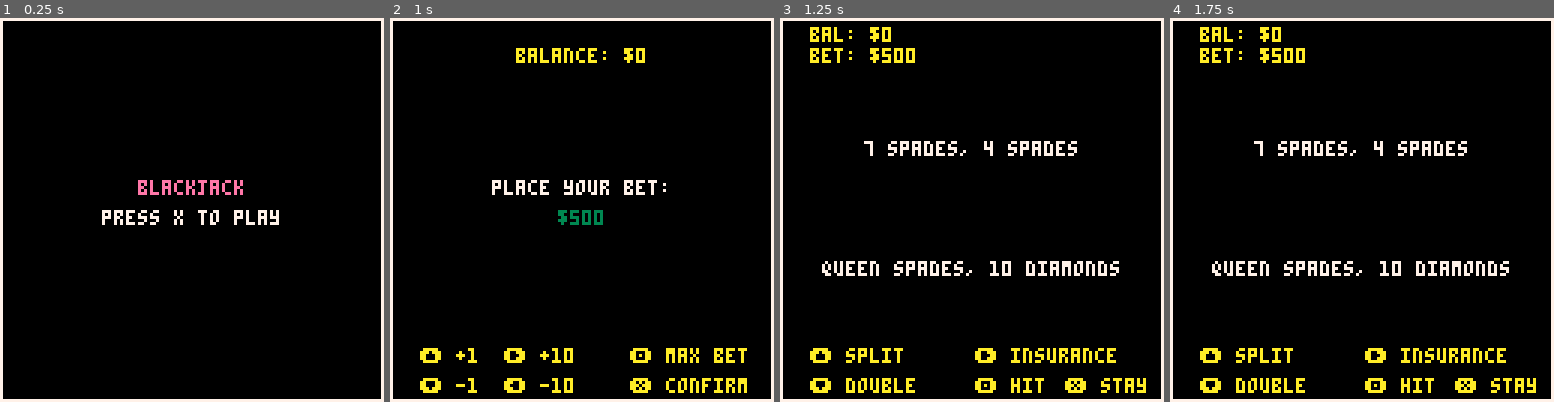
Above: before the commit, frames 1-4 (left to right).
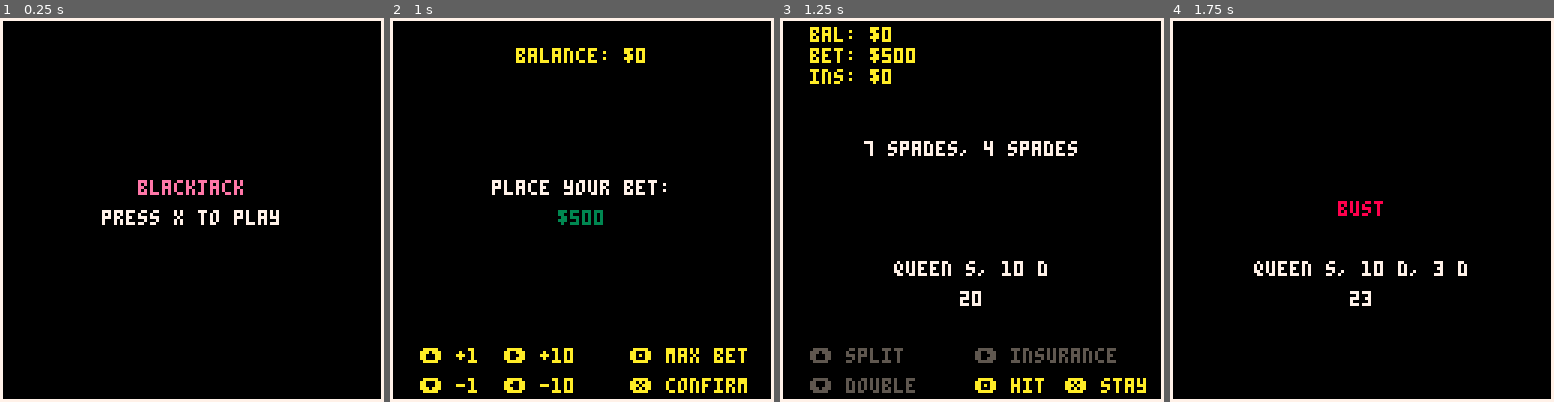
Above: after the commit, the same moments.

Repository: l4nk332/pico_blackjack
Game: PICO-8 cartridge black_jack.p8
Two runs of this game, one before a commit and one after it. Both use one fixed random seed, a clock stepped at 60 frames per second and the inputs below.
Inputs:
- Up to frame 1 (0.25 s): no input
- Up to frame 2 (1 s): tap X (X key) at 0.33 s; tap O (Z key) at 0.7 s
- Up to frame 3 (1.25 s): tap X (X key) at 1.07 s
- Up to frame 4 (1.75 s): hold Right from 1.6 s (still down); tap O (Z key) at 1.7 s

Frames 1-2 are identical in both runs. In frame 3, 3.4% of the frame differs, in the area x 7-89%, y 13-98%; in frame 4, 5.7%, in the area x 7-96%, y 2-98%.

Commit message:
Continued improvements to the other controls including, doubling down, insuring, and hitting (moving to settlement stage if bust)

Diff:
--- a/black_jack.p8
+++ b/black_jack.p8
@@ -5,6 +5,7 @@
 game_started = false
 all_suits = {'spades', 'hearts', 'diamonds', 'clubs'}
 all_ranks = {'ace', 'king', 'queen', 'jack', '10', '9', '8', '7', '6', '5', '4', '3', '2'}
+all_values = {{1, 11}, 10, 10, 10, 10, 9, 8, 7, 6, 5, 4, 3, 2}
 all_phases = {blinds='blinds', deal='deal', play='play', dealer_play='dealer_play', settlement='settlement'}
 
 function new_deck()
@@ -12,7 +13,7 @@
 
   for i=1,#all_suits do
     for j=1,#all_ranks do
-      add(ndeck, {rank=all_ranks[j], suit=all_suits[i]})
+      add(ndeck, {rank=all_ranks[j], suit=all_suits[i], value=all_values[j]})
     end
   end
 
@@ -28,6 +29,8 @@
 min_bet = 2
 balance = 450
 wager = 50
+insurance = 0
+is_double_down = false
 
 -- utils
 function hcenter(s)
@@ -39,6 +42,29 @@
 end
 
 function wait(a) for i = 1,a do flip() end end
+
+function value_of_hand(hand)
+  local value = 0
+  local ace_count = 0
+  for i=1,#hand do
+    if hand[i].rank == 'ace' then
+      ace_count += 1
+      value += 1
+    else
+      value += hand[i].value
+    end
+  end
+
+  if ace_count > 0 and value < 21 then
+    -- because ace is already accounted for as 1 we do (value - 1) + 11
+    -- which ends up just being +10
+    if value + 10 <= 21 then
+      value += 10
+    end
+  end
+
+  return value
+end
 -- update
 function draw_card()
   if #deck == 0 then
@@ -101,9 +127,36 @@
   phase = all_phases['play']
 end
 
+function can_insure()
+  return insurance == 0 and balance >= flr(wager / 2)
+end
+
+function can_double_down()
+  return (balance >= wager + insurance) and not is_double_down
+end
+
+function update_play_phase()
+  if btnp(4) then
+    add(p_hand, draw_card())
+    if value_of_hand(p_hand) > 21 then
+      phase = all_phases['settlement']
+    end
+  elseif btnp(3) and can_double_down() then
+    is_double_down = true
+    balance -= wager
+    wager *= 2
+    if insurance > 0 then insurance = flr(wager / 2) end
+  elseif btnp(1) and can_insure() then
+    local amt = flr(wager / 2)
+    insurance = amt
+    balance -= amt
+  end
+end
+
 function update_phase()
   if phase == all_phases['blinds'] then update_blinds_phase() end
   if phase == all_phases['deal'] then update_deal_phase() end
+  if phase == all_phases['play'] then update_play_phase() end
 end
 
 function _update()
@@ -135,25 +188,67 @@
   print('❎ confirm', 80, 120, 10)
 end
 
+function render_p_hand()
+  local hand_str = ''
+  for i=1,#p_hand do
+    local t = ', '
+    if i == #p_hand then t = '' end
+    hand_str = hand_str..p_hand[i].rank..' '..sub(p_hand[i].suit, 1, 1)..t
+  end
+  print(hand_str, hcenter(hand_str), vcenter() + 20, 7)
+  local hand_value = tostr(value_of_hand(p_hand))
+  print(hand_value, hcenter(hand_value), vcenter() + 30, 7)
+end
+
 function render_play_phase()
-  local p_cards = p_hand[1].rank..' '..p_hand[1].suit..', '..p_hand[2].rank..' '..p_hand[2].suit
-  print(p_cards, hcenter(p_cards), vcenter() + 20, 7)
+  render_p_hand()
 
   local d_cards = d_hand[1].rank..' '..d_hand[1].suit..', '..d_hand[2].rank..' '..d_hand[2].suit
   print(d_cards, hcenter(d_cards), vcenter() - 20, 7)
 
+  local opt_ctl_clr = 10
+  if #p_hand > 2 then opt_ctl_clr = 5 end
+
+  local split_clr = opt_ctl_clr
+  if p_hand[1].rank != p_hand[2].rank then split_clr = 5 end
+
+  local double_clr = opt_ctl_clr
+  if is_double_down then
+    double_clr = 6
+  elseif not can_double_down() then
+    double_clr = 5
+  end
+
+  local insurance_clr = opt_ctl_clr
+  if insurance > 0 then
+    insurance_clr = 6
+  elseif not can_insure() then
+    insurance_clr = 5
+  end
+
   print('bal: $'..balance, 10, 3, 10)
   print('bet: $'..wager, 10, 10, 10)
-  print('⬆️ split', 10, 110, 10)
-  print('⬇️ double', 10, 120, 10)
-  print('➡️ insurance', 65, 110, 10)
+  print('ins: $'..insurance, 10, 17, 10)
+  print('⬆️ split', 10, 110, split_clr)
+  print('⬇️ double', 10, 120, double_clr)
+  print('➡️ insurance', 65, 110, insurance_clr)
   print('🅾️ hit', 65, 120, 10)
   print('❎ stay', 95, 120, 10)
+end
+
+function render_settlement_phase()
+  if value_of_hand(p_hand) > 21 then
+    print('bust', hcenter('bust'), vcenter('bust'), 8)
+    render_p_hand()
+  else
+    print('settlement', hcenter('settlement'), vcenter('settlement'), 7)
+  end
 end
 
 function render_phase()
   if phase == all_phases['blinds'] then render_blinds_phase() end
   if phase == all_phases['play'] then render_play_phase() end
+  if phase == all_phases['settlement'] then render_settlement_phase() end
 end
 
 function _draw()
